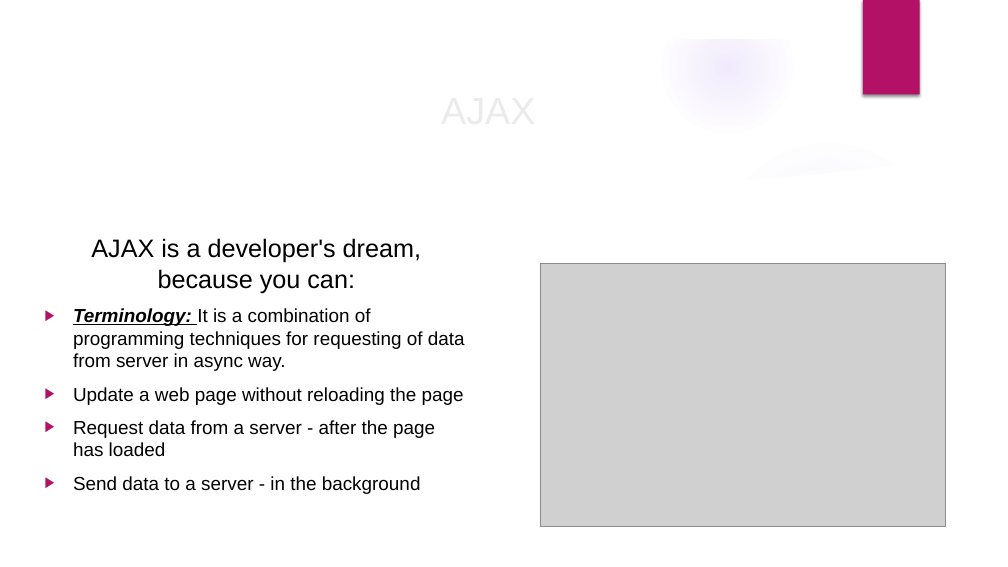
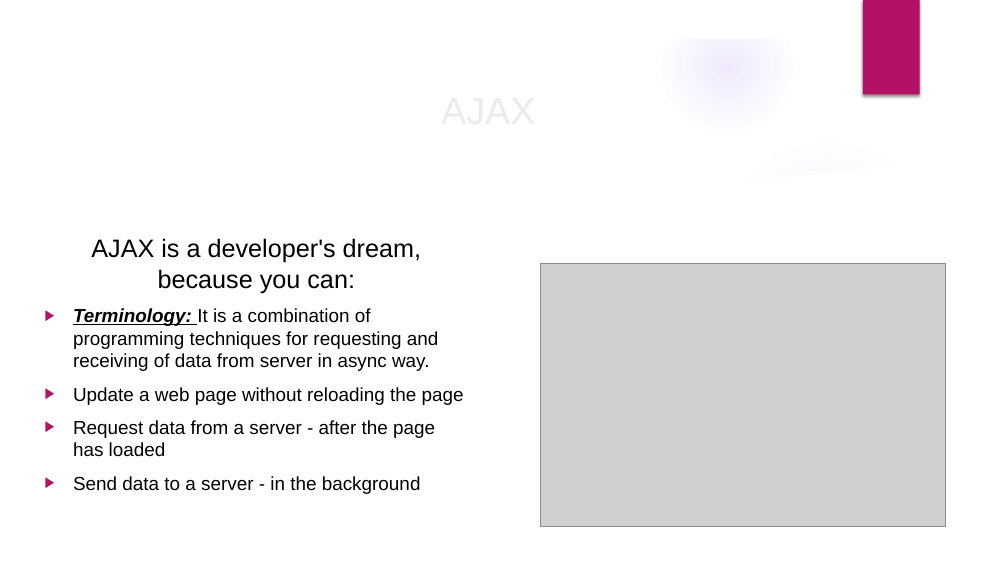
Before and after one commit to velizar92/TSK_Presentations, a slide deck: slide 9 of JS intro and overview.pptx. Drawn at 1008x567 pixels with LibreOffice and Linux fonts; fonts in the diff are those of the drawing; grey boxes stand for pictures; background and template pictures are left out. Boxes give left, top, right and bottom in pixels: in the first picture for what was removed or moved away, otherwise in the second. Text is boxed around its words. In the diff, an @@ line names an element or a change of style, - is before the commit and + after.

Commit message:
Update of AJAX slide

```diff
--- a/JS intro and overview.pptx
+++ b/JS intro and overview.pptx
@@ text at (73,308,439,371): text changed @@
-▶ Terminology: It is a combination of programming techniques for requesting of data from server in async way.
+▶ Terminology: It is a combination of programming techniques for requesting and receiving of data from server in async way.
```
